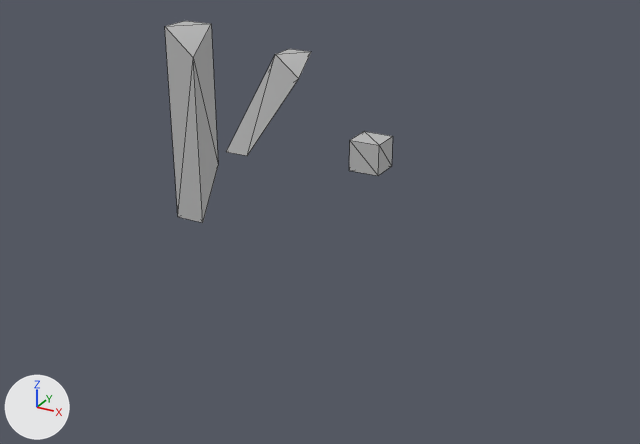
The FBX model FBXReader/veryComplex_animation.fbx, before and after one commit.
Before and after are seen from a 50 mm lens placed at (0.113, -0.239, 0.092), pointed at (0.003, -0.038, -0.008). Every picture has the same lights, and +X, +Y and +Z are marked at lower left. Mesh edges are drawn as thin lines. Where no turn or scale is listed for an object, it has been applied to the vertices.

Names of what the first picture shows: 'ANIM_TARGET_1_pCube3', 'ANIM_TARGET_2_pCube5', 'pCube1'.
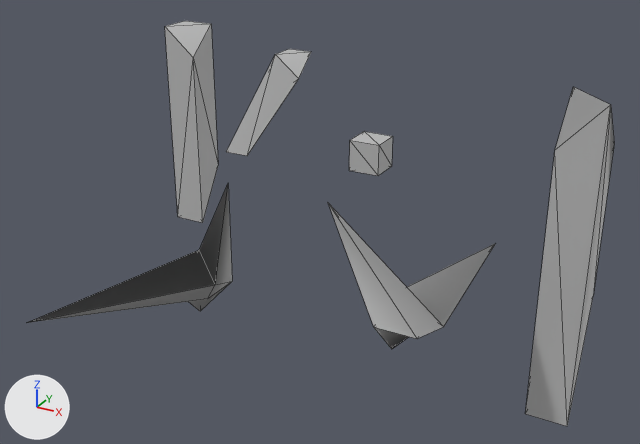
Patch to the scene script:
```diff
--- a/FBXReader/veryComplex_animation.fbx.py
+++ b/FBXReader/veryComplex_animation.fbx.py
@@ mat_lambert1 @@
+mat_lambert1 = principled_material('lambert1')
+mat_lambert1.base_color = (0.5, 0.5, 0.5)  # grey #bcbcbc
@@ me_mesh_003 @@
+me_mesh_003.from_pydata([(-0.005, -0.005, -0.005), (0.005, -0.005, -0.005), (-0.0226, -0.0331, -0.0047), (0.0139, -0.014, 0.005), (0.0009, -0.0017, 0.005), (0.005, 0.005, 0.0199), (-0.005, 0.005, -0.0159), (0.005, 0.005, -0.005)], [], [(0, 1, 2), (2, 1, 3), (2, 3, 4), (4, 3, 5), (4, 5, 6), (6, 5, 7), (6, 7, 0), (0, 7, 1), (1, 7, 3), (3, 7, 5), (6, 0, 4), (4, 0, 2)])
+me_mesh_003.materials.append(mat_lambert1)  # grey #bcbcbc
@@ me_mesh_004 @@
+me_mesh_004.from_pydata([(-0.005, -0.005, -0.005), (0.005, -0.005, -0.005), (-0.0214, 0.0046, 0.0172), (0.0139, -0.014, 0.005), (-0.0054, 0.0068, -0.0023), (0.0141, 0.0148, 0.0111), (-0.005, 0.005, -0.0159), (0.005, 0.005, -0.005)], [], [(0, 1, 2), (2, 1, 3), (2, 3, 4), (4, 3, 5), (4, 5, 6), (6, 5, 7), (6, 7, 0), (0, 7, 1), (1, 7, 3), (3, 7, 5), (6, 0, 4), (4, 0, 2)])
+me_mesh_004.materials.append(mat_lambert1)  # grey #bcbcbc
@@ me_mesh_005 @@
+me_mesh_005.from_pydata([(-0.005, -0.005, -0.0346), (0.005, -0.005, -0.0346), (-0.005, -0.005, 0.0316), (0.005, -0.005, 0.0427), (-0.005, 0.005, 0.0427), (0.005, 0.005, 0.0316), (-0.005, 0.005, -0.0346), (0.005, 0.005, -0.005)], [], [(0, 1, 2), (2, 1, 3), (2, 3, 4), (4, 3, 5), (4, 5, 6), (6, 5, 7), (6, 7, 0), (0, 7, 1), (1, 7, 3), (3, 7, 5), (6, 0, 4), (4, 0, 2)])
+me_mesh_005.materials.append(mat_lambert1)  # grey #bcbcbc
@@ ob_anim_target_3_pcube5 @@
+ob_anim_target_3_pcube5 = bpy.data.objects.new('ANIM_TARGET_3_pCube5', me_mesh_003)
+ob_anim_target_3_pcube5.location = (0.0, -0.0902, 0.0)
@@ ob_anim_target_4_pcube6 @@
+ob_anim_target_4_pcube6 = bpy.data.objects.new('ANIM_TARGET_4_pCube6', me_mesh_004)
+ob_anim_target_4_pcube6.location = (0.0485, -0.0833, 0.0)
@@ ob_anim_target_5_pcube5 @@
+ob_anim_target_5_pcube5 = bpy.data.objects.new('ANIM_TARGET_5_pCube5', me_mesh_005)
+ob_anim_target_5_pcube5.location = (0.0764, -0.0566, 0.0)
```

What differs and where, as boxes (x1, y1, x2, y2) in the pictures (640 x 444 px):
'ANIM_TARGET_5_pCube5', added: after (525, 87, 614, 426)
'ANIM_TARGET_4_pCube6', added: after (328, 203, 496, 349)
'ANIM_TARGET_3_pCube5', added: after (27, 184, 232, 323)
